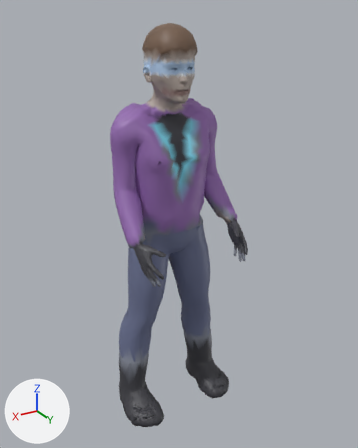
Renders of the glTF model assets/models/characters/primm_parts/primm_skinned.glb from each side of a commit.
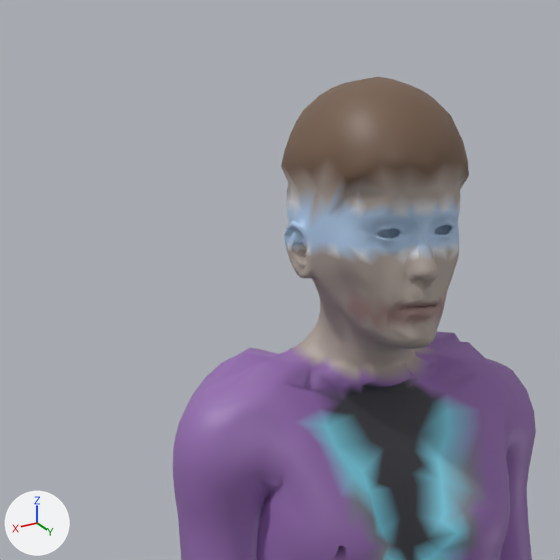
Each version appears first whole from a 50 mm lens placed at (1.031, 1.85, 1.834), pointed at (-0.021, 0.098, 0.958), and next in a close-up on the part from 16% to 63% of the width and 0% to 37% of the height. Every picture has the same lights, and +X, +Y and +Z are marked at lower left. The last two pictures show the newer version. Vertices at exactly the same position are counted once.

In view in the first close-up: 'Primm'.
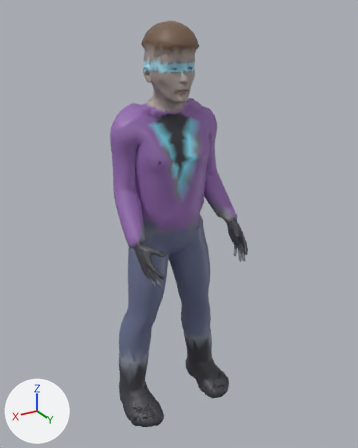
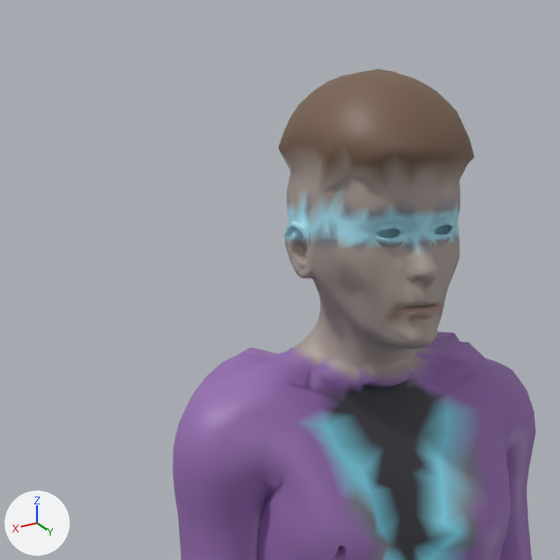
What differs and where, as boxes [x1, y1, x2, y2] in the close-ups (560 x 560 px; the box of a moved part takes in the faces that stretch with it):
'Primm', reshaped
    before: [173, 77, 536, 560]
    after: [173, 69, 536, 560]
part 1 of me_primm, moved or reshaped
    before: [281, 77, 469, 349]
    after: [278, 69, 474, 349]
part 2 of me_primm, recoloured
    both: [283, 146, 460, 326]

Edits to the bpy script that builds the scene:
```text
Change me_primm:
    used by ob_primm; location = (0.0, 0.0, 0.0)
    remove me_primm.from_pydata(...)  # 6595 vertices, 13178 faces; spans x -0.29..0.29, y -0.13..0.36, z 0.0..1.79
    add me_primm.from_pydata(...)  # 6595 vertices, 13178 faces; spans x -0.29..0.29, y -0.13..0.36, z 0.0..1.8
    me_primm part 1: 176 vertices moved from x -0.1..0.1, y -0.06..0.18, z 1.5..1.79 to x -0.1..0.1, y -0.07..0.19, z 1.5..1.8; 71 vertices removed from x -0.1..0.09, y 0.05..0.19, z 1.5..1.77; 71 vertices added at x -0.08..0.09, y 0.05..0.19, z 1.5..1.78
    me_primm part 2: 3285 kept faces spanning x -0.27..0.27, y -0.07..0.22, z 0.92..1.73 get new vertex colours
    other edits to the shape of me_primm do not show in these pictures
```
